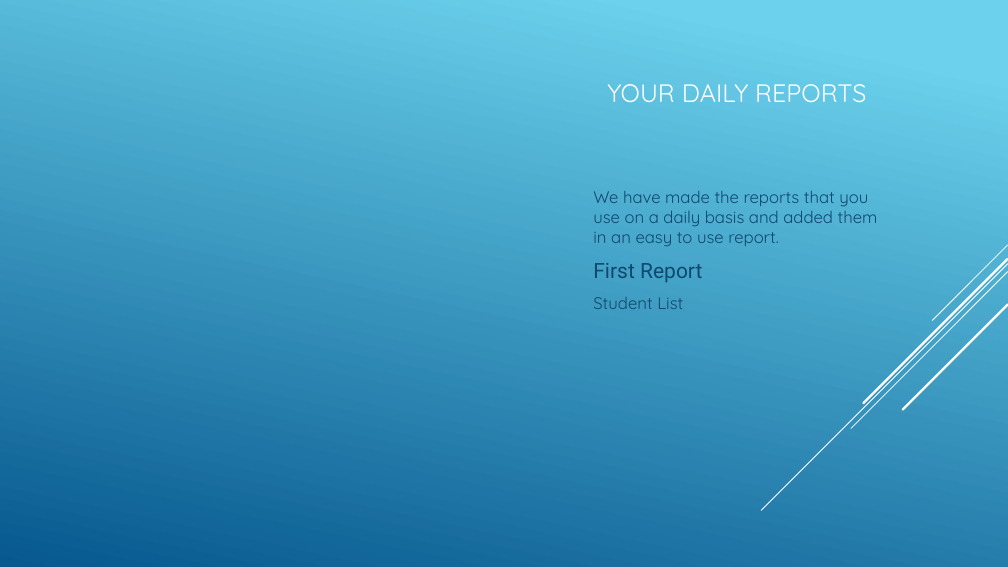
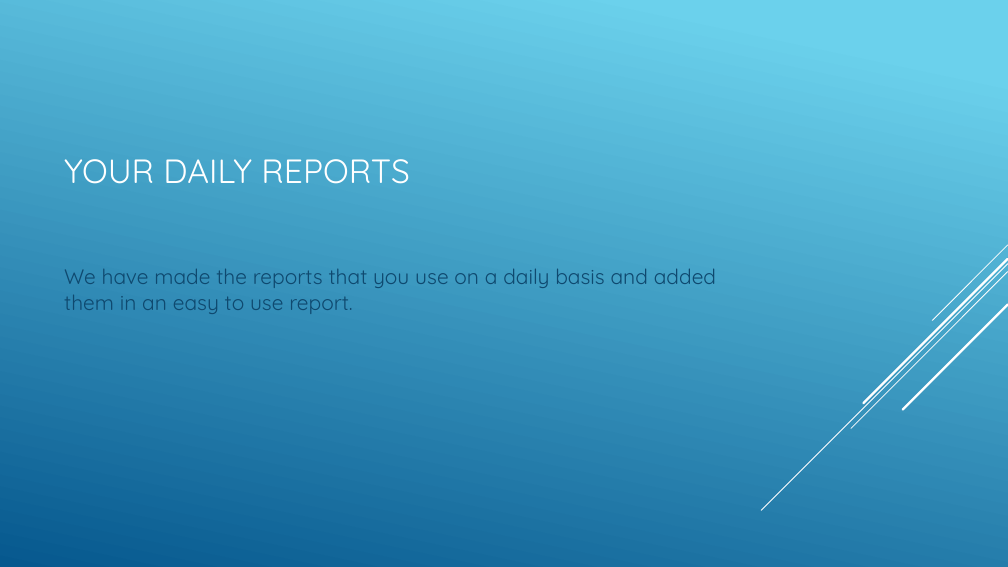
Before and after one commit to ZamoraD/SchoolLunchMadeEasy, a slide deck: slide 4 of Final Project.pptx. Drawn at 1008x567 pixels with LibreOffice and Linux fonts; fonts in the diff are those of the drawing. Boxes give left, top, right and bottom in pixels: in the first picture for what was removed or moved away, otherwise in the second. Text is boxed around its words. In the diff, an @@ line names an element or a change of style, - is before the commit and + after.

```diff
--- a/Final Project.pptx
+++ b/Final Project.pptx
@@ title "YOUR DAILY REPORTS": place and size @@
-title "YOUR DAILY REPORTS" at bbox=[607, 84, 866, 102]
+title "YOUR DAILY REPORTS" at bbox=[64, 159, 410, 184]
@@ title "YOUR DAILY REPORTS" at bbox=[64, 159, 410, 184]: size 24 to 32 pt; alignment centre to left; vertical alignment bottom to middle @@
@@ text "We have made the reports ...": place and size @@
-text "We have made the reports ..." at bbox=[593, 191, 878, 309]
+text "We have made the reports ..." at bbox=[64, 269, 716, 314]
@@ text "We have made the reports ..." at bbox=[64, 269, 716, 314]: size 16 to 20 pt; vertical alignment top to middle @@
@@ text at bbox=[593, 263, 702, 309]: paragraphs removed @@
-First Report
-Student List
```
Also in this commit, not shown: 7 other slides changed, 2 slides added, 1 slide removed.
